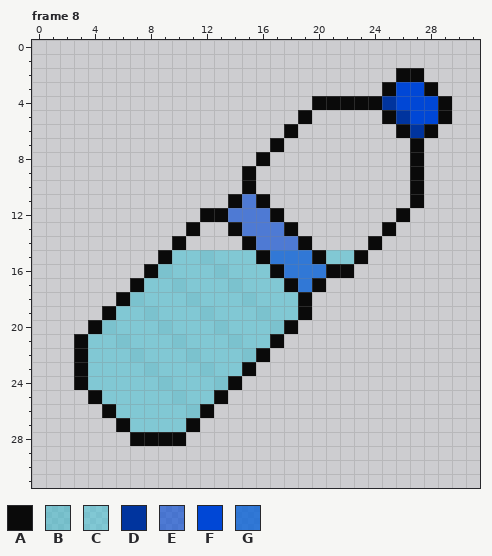
Pixel-art file -- item/PFI/items.aseprite. The first picture shows the starting point.
32x32 pixels, 8 frames. Pixels under 10% opacity are left out. Colours within 5 levels of each other are drawn and written as one. Shown: frame 8. The commit also changed other frames, which this record leaves out.
Palette (. is transparent): A #0a0a0a  B #3ebacd93  C #41c4d88b  D #00349e  E #0047d69e  F #0047d6  G #1066d7d3
After the commit:
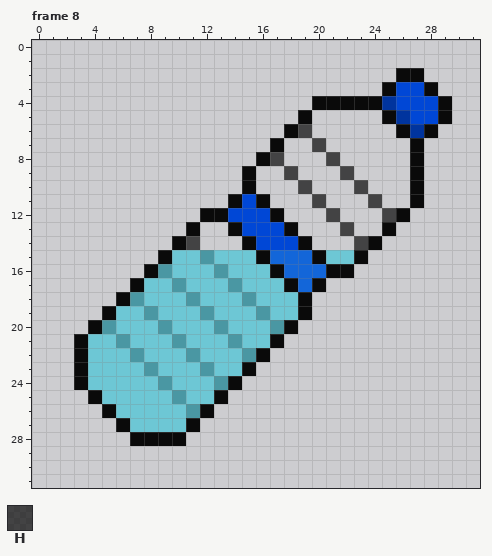
Colours new in this view: H #000000ac
The edit:
{"change": "layer \"m16/Layer 11\" added"}
{"change": "layer \"m16/Layer 10\" opacity 65% added"}
{"change": "layer \"m16/Layer 9\" opacity 30% luminosity added"}
{"colour":"B","old":"#3ebacd93","new":"#3b919ee4"}
{"colour":"C","old":"#41c4d88b","new":"#41c4d8ae"}
{"colour":"G","old":"#1066d7d3","new":"#1366d9"}
{"where": "frame 8, layers \"m16/Layer 10\", \"m16/Layer 11\""}
{"frame":8,"y":6,"x":19,"old":".","new":"H"}
{"frame":8,"y":7,"x":20,"old":".","new":"H"}
{"frame":8,"y":8,"x":17,"old":".","new":"H"}
{"frame":8,"y":8,"x":21,"old":".","new":"H"}
{"frame":8,"y":9,"x":18,"old":".","new":"H"}
{"frame":8,"y":9,"x":22,"old":".","new":"H"}
{"frame":8,"y":10,"x":19,"old":".","new":"H"}
{"frame":8,"y":10,"x":23,"old":".","new":"H"}
{"frame":8,"y":11,"x":15,"old":"E","new":"F"}
{"frame":8,"y":11,"x":20,"old":".","new":"H"}
{"frame":8,"y":11,"x":24,"old":".","new":"H"}
{"frame":8,"y":12,"x":14,"old":"EEE","new":"FFF"}
{"frame":8,"y":12,"x":21,"old":".","new":"H"}
{"frame":8,"y":12,"x":25,"old":".","new":"H"}
{"frame":8,"y":13,"x":15,"old":"EEE","new":"FFF"}
{"frame":8,"y":13,"x":22,"old":".","new":"H"}
{"frame":8,"y":14,"x":11,"old":".","new":"H"}
{"frame":8,"y":14,"x":16,"old":"EEE","new":"FFF"}
{"frame":8,"y":14,"x":23,"old":".","new":"H"}
{"label":"changed","picture_box":[88,124,396,432]}
